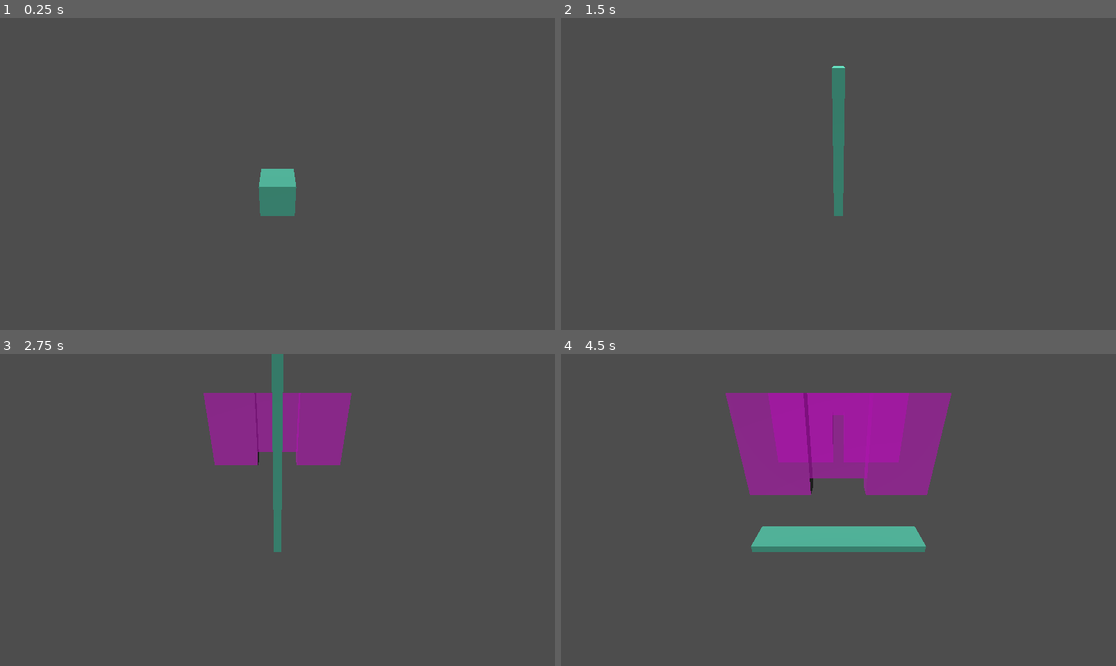
Above: before the commit, frames 1-4 (two rows, left to right).
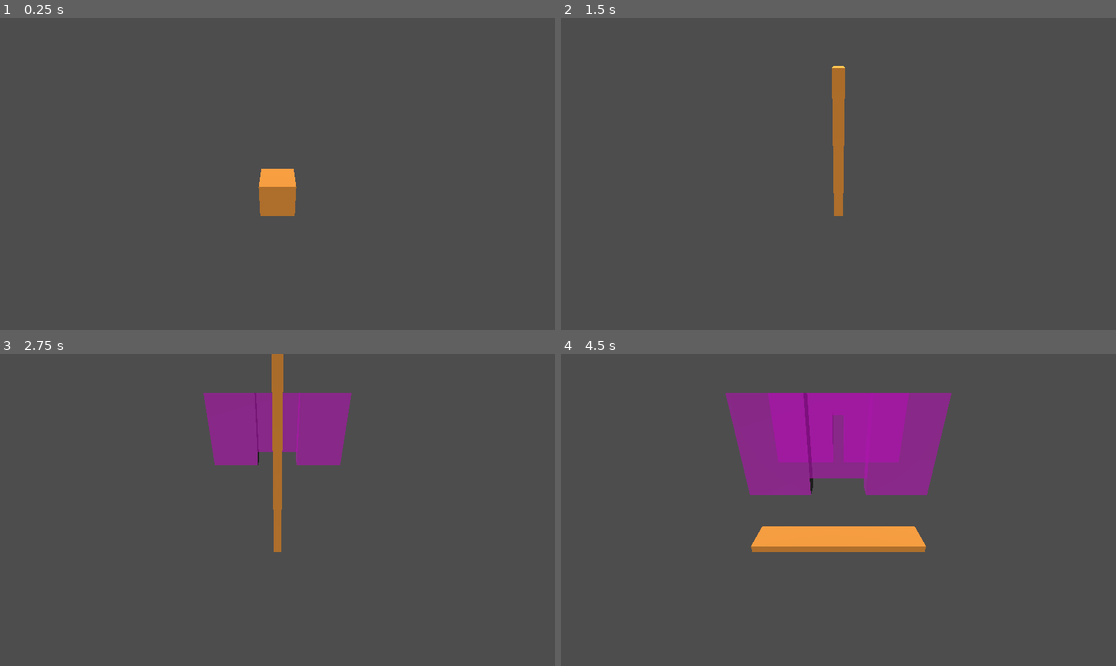
Above: after the commit, the same moments.

Repository: gabriellebrand/Neon-Strech
Game: Godot game, scene res://Scenes/Main.tscn
Two runs of this game, one before a commit and one after it. Both use one fixed random seed, a clock stepped at 60 frames per second and the inputs below.
Inputs:
- Up to frame 1 (0.25 s): no input
- Up to frame 2 (1.5 s): tap Enter at 0.5 s; hold W (stretch_up) 0.53-1.28 s; hold S (stretch_down) from 1.28 s (still down)
- Up to frame 3 (2.75 s): release S (stretch_down) at 2.03 s; hold W (stretch_up) from 2.03 s (still down)
- Up to frame 4 (4.5 s): release W (stretch_up) at 3.53 s; hold S (stretch_down) from 3.53 s (still down)

The runs differ from the first frame. In frame 1, 1.0% of the frame differs, in the area x 46-54%, y 48-64%; in frame 2, 1.0%; in frame 3, 1.1%; in frame 4, 2.5%, in the area x 34-66%, y 55-64%.

Commit message:
orange box

Diff:
--- a/GameJam/Scenes/Box.tscn
+++ b/GameJam/Scenes/Box.tscn
@@ -4,10 +4,11 @@
 
 [sub_resource type="BoxShape3D" id="BoxShape3D_ksjlf"]
 
+[sub_resource type="StandardMaterial3D" id="StandardMaterial3D_7pfat"]
+albedo_color = Color(0.988235, 0.627451, 0.231373, 1)
+
 [sub_resource type="BoxMesh" id="BoxMesh_p7kd6"]
-
-[sub_resource type="StandardMaterial3D" id="StandardMaterial3D_1y018"]
-albedo_color = Color(0.302934, 0.710725, 0.606255, 1)
+material = SubResource("StandardMaterial3D_7pfat")
 
 [node name="Box" type="Area3D"]
 transform = Transform3D(1.00054, 0, 0, 0, 1.00054, 0, 0, 0, 1.00054, 0, 0, 0)
@@ -18,4 +19,3 @@
 
 [node name="MeshInstance3D" type="MeshInstance3D" parent="."]
 mesh = SubResource("BoxMesh_p7kd6")
-surface_material_override/0 = SubResource("StandardMaterial3D_1y018")
--- a/GameJam/project.godot
+++ b/GameJam/project.godot
@@ -29,3 +29,8 @@
 , Object(InputEventKey,"resource_local_to_scene":false,"resource_name":"","device":-1,"window_id":0,"alt_pressed":false …(186 unchanged characters)…
 ]
 }
+
+[layer_names]
+
+3d_physics/layer_1="walls"
+3d_physics/layer_8="player"
